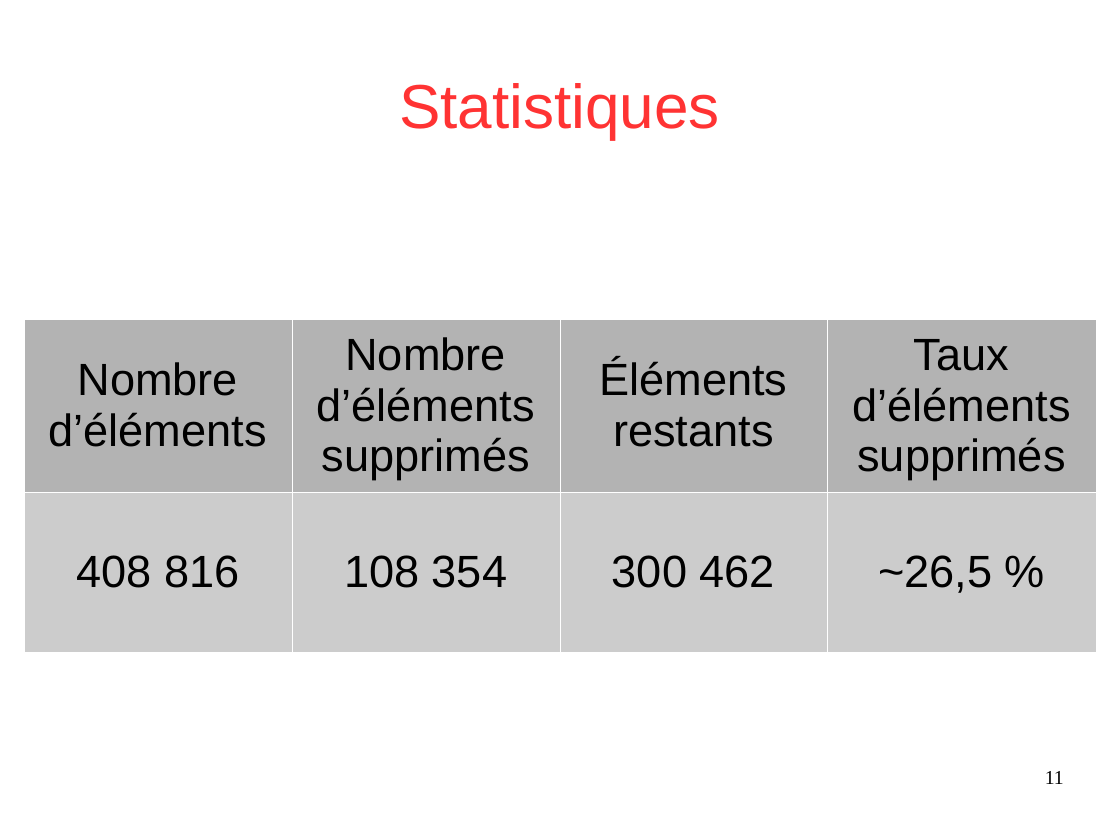
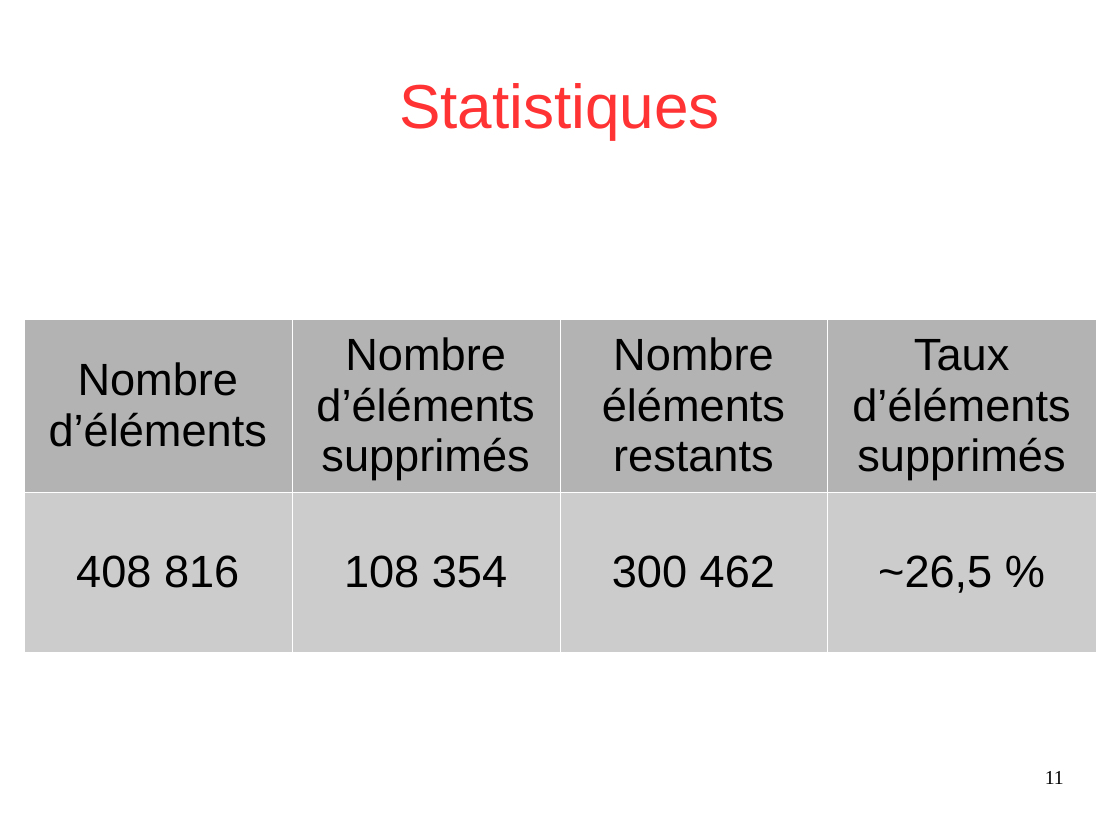
Before and after one commit to Sle3pingForest/StageL3, a slide deck: slide 11 of RapportDamien/presentation.odp. Drawn at 1120x840 pixels with LibreOffice and Linux fonts; fonts in the diff are those of the drawing. Boxes give left, top, right and bottom in pixels: in the first picture for what was removed or moved away, otherwise in the second. Text is boxed around its words. In the diff, an @@ line names an element or a change of style, - is before the commit and + after.

```diff
--- a/RapportDamien/presentation.odp
+++ b/RapportDamien/presentation.odp
@@ table at bbox=[24, 319, 1098, 642] @@
-row 1, column 3: Éléments restants
+row 1, column 3: Nombre éléments restants
```
Also in this commit, not shown: 1 other slide changed, 2 other files.
